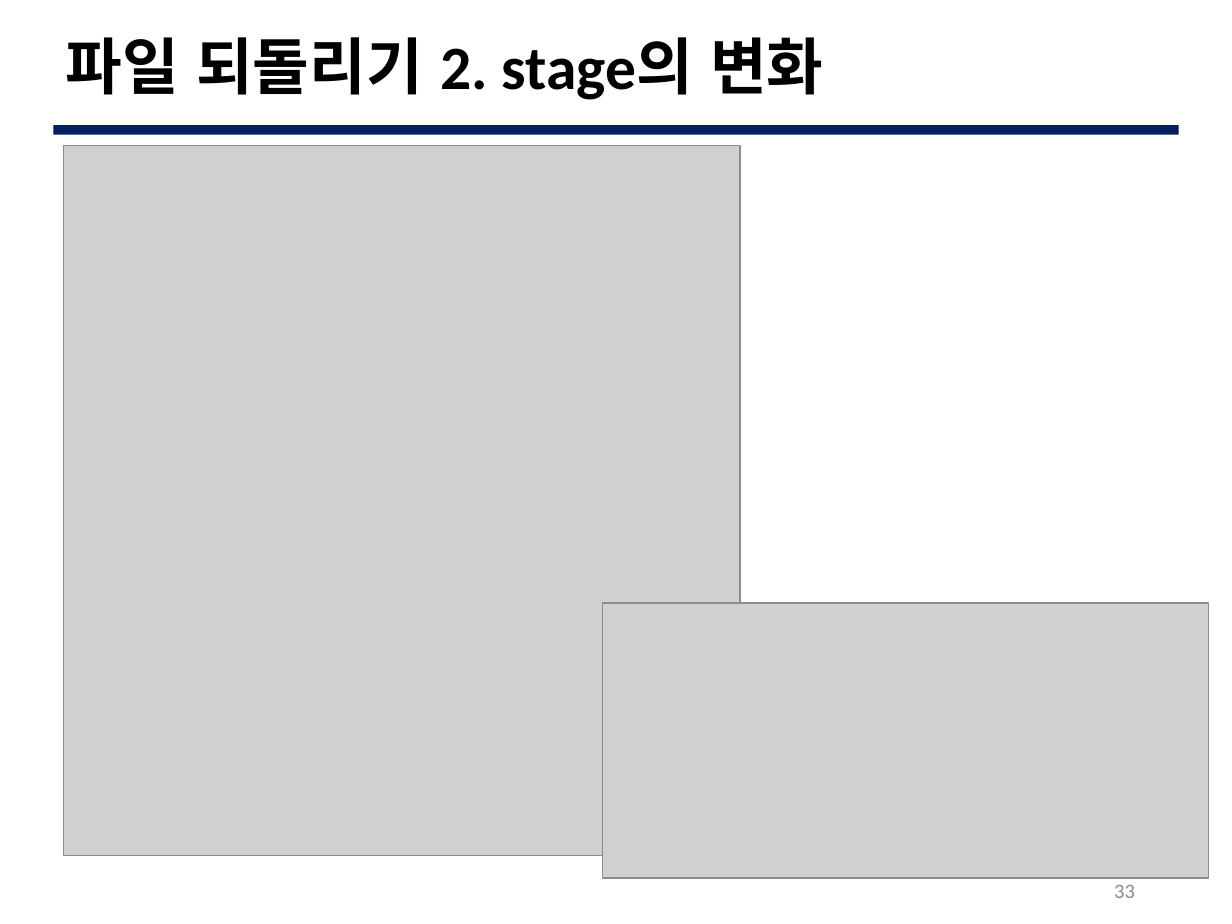
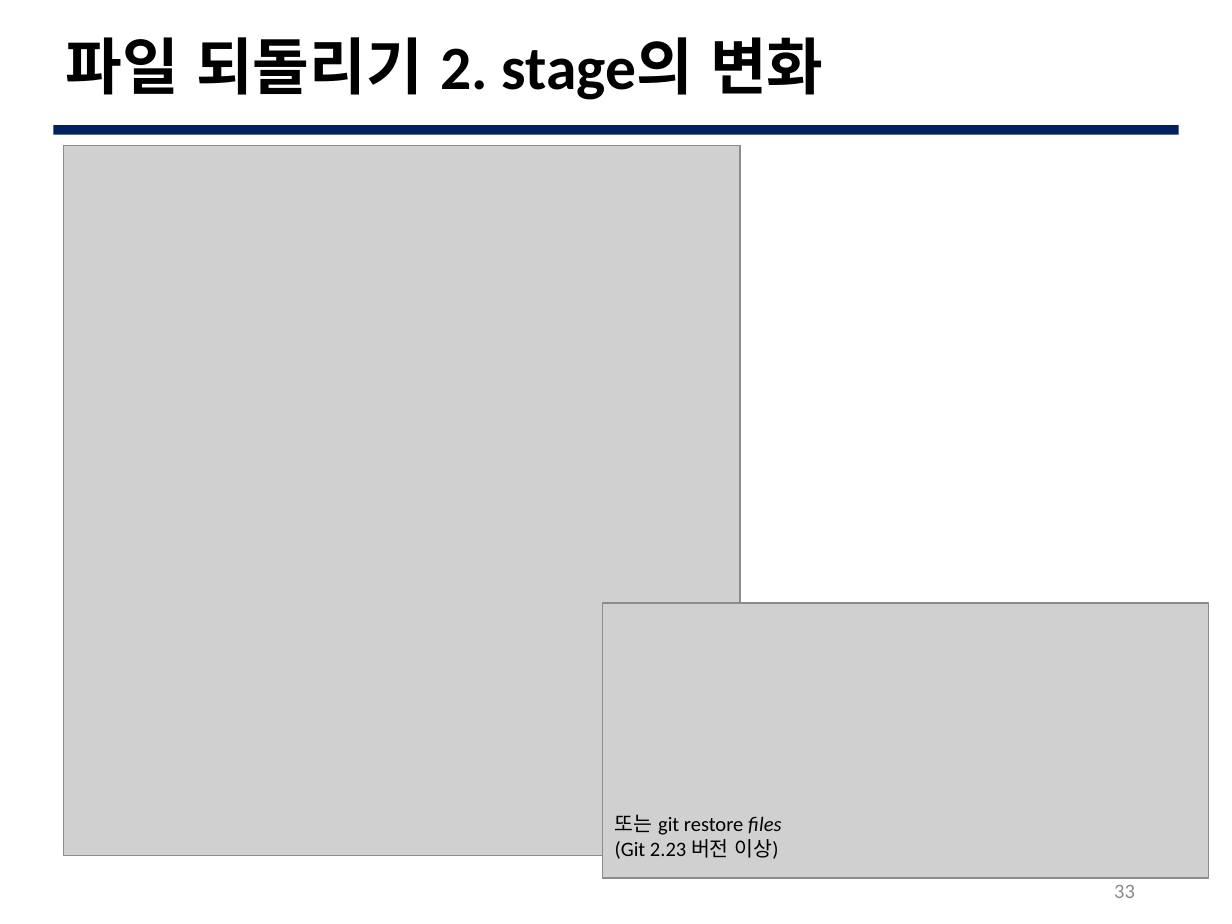
Before and after one commit to JBNU-JEduTools/osscourse, a slide deck: slide 33 of Slides 2020/5. Git 초급.pptx. Drawn at 1232x924 pixels with LibreOffice and Linux fonts; fonts in the diff are those of the drawing; grey boxes stand for pictures; background and template pictures are left out. Boxes give left, top, right and bottom in pixels: in the first picture for what was removed or moved away, otherwise in the second. Text is boxed around its words. In the diff, an @@ line names an element or a change of style, - is before the commit and + after.

Commit message:
git checkout 대안 명령어 추가
+ git restore 로 Working Directory 의 변경 사항 버리는 방법 추가
+ git switch 로 브랜치 전환하는 방법 추가

Closes #10

```diff
--- a/Slides 2020/5. Git 초급.pptx
+++ b/Slides 2020/5. Git 초급.pptx
@@ text added at [615, 814, 781, 859], 12 pt, text #000000 @@
+또는 git restore files
+(Git 2.23 버전 이상)
```
Also in this commit, not shown: 4 other slides changed, 1 other file.
